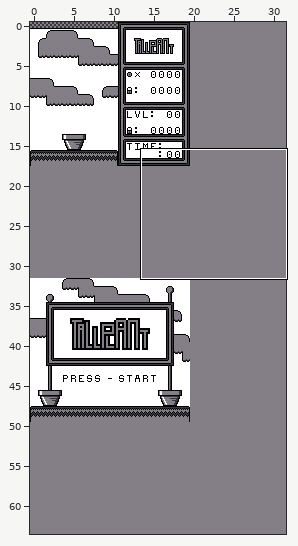
Tiled map -- game/map.tmx. The first picture is a wide view before the edit; the outline marks the close-up.
Close-up. The starting point:
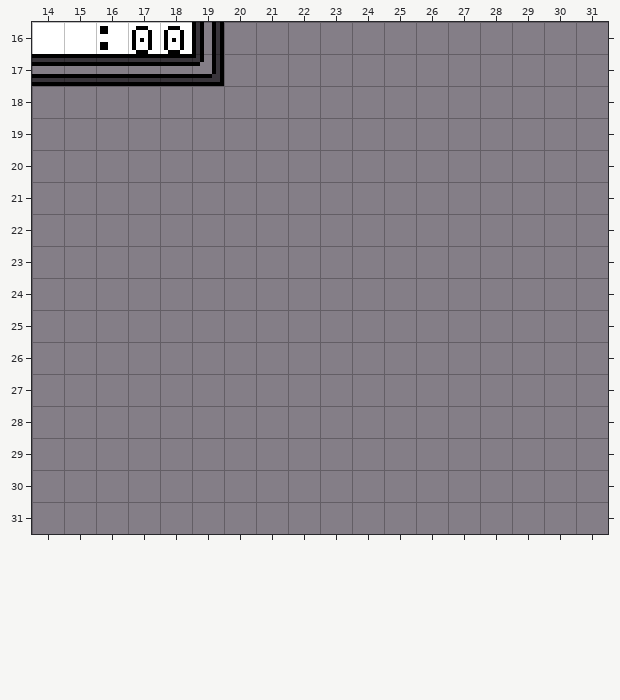
Cells are 8x8 px. Shown: x 14..31, y 16..31. The commit also changed other parts of the map, which this record leaves out. The old version is drawn lined up with the new one.
After:
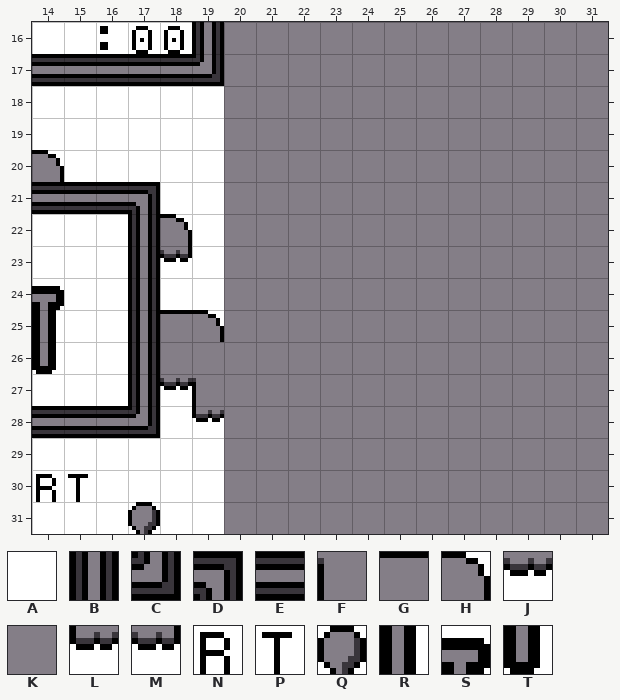
Key: from "lol": A 0, B 15, C 20, D 21, E 22, F 23, G 25, H 26, J 27, K 28, L 29, M 30, N 65, P 67, Q 89, R 115, S 129, T 130.
_ is an empty cell.
Edits made:
map size 32x64 -> 32x54 cells
Layer "Tile Layer 1":
y 18..19: x 14..19 KKKKKK -> AAAAAA
y 20: x 14..19 KKKKKK -> HAAAAA
y 21: x 14..19 KKKKKK -> EEEDAA
y 22: x 14..19 KKKKKK -> AAABHA
y 23: x 14..19 KKKKKK -> AAABMA
y 24: x 14..19 KKKKKK -> SAABAA
y 25: x 14..19 KKKKKK -> RAABGH
y 26: x 14..17 KKKK -> TAAB
y 27: x 14..19 KKKKKK -> AAABJF
y 28: x 14..19 KKKKKK -> EEECAL
y 29: x 14..19 KKKKKK -> AAAAAA
y 30: x 14..19 KKKKKK -> NPAAAA
y 31: x 14..19 KKKKKK -> AAAQAA
